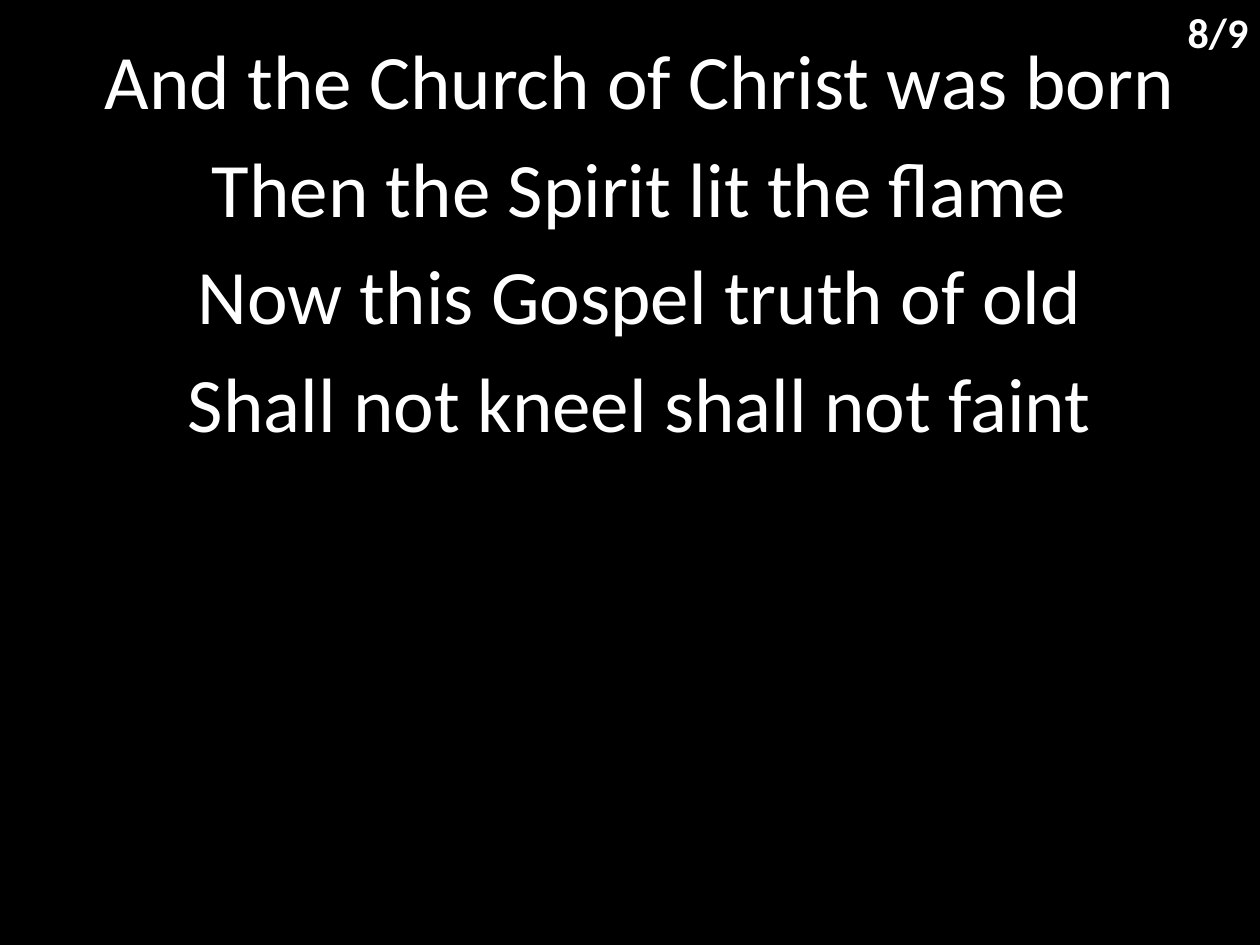
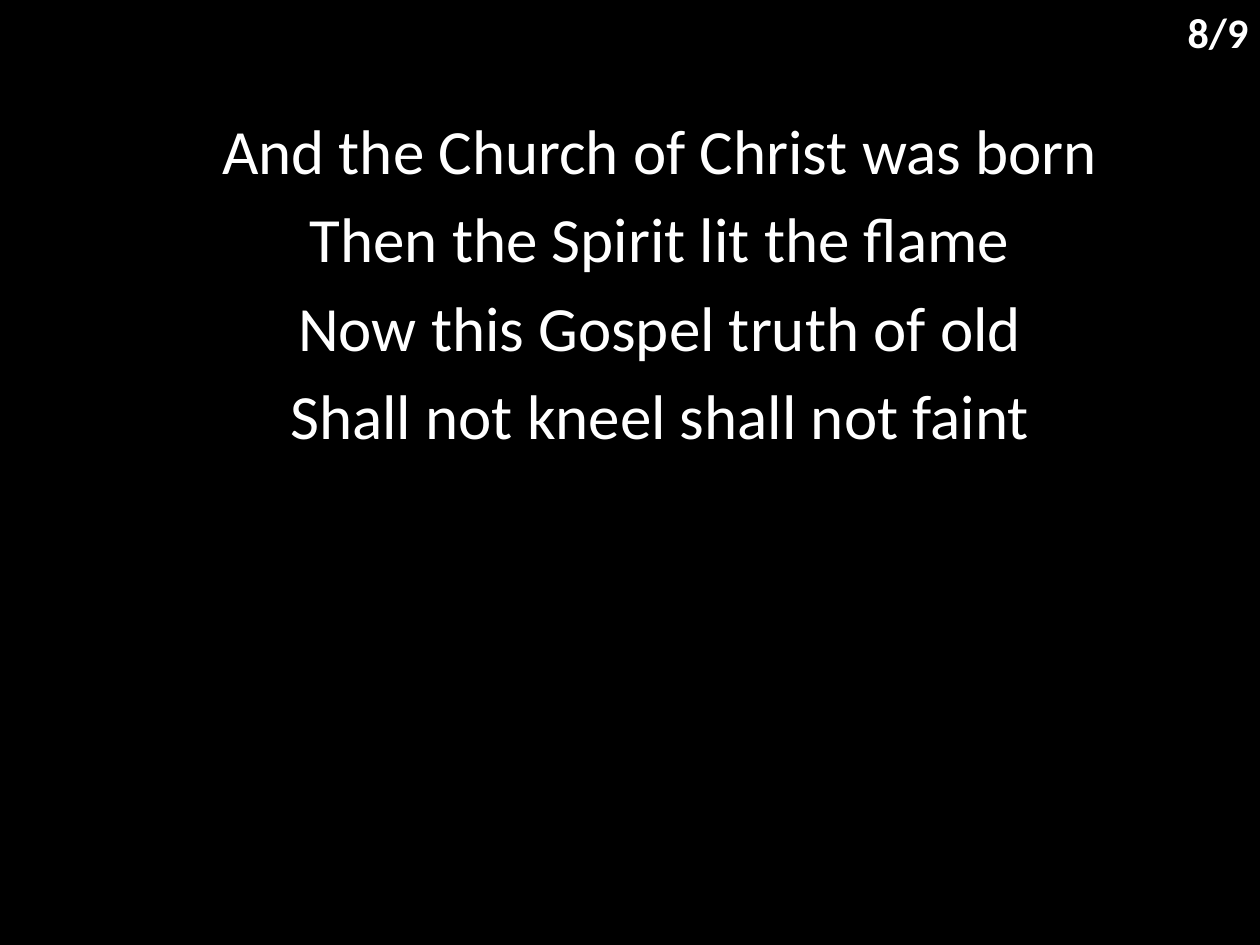
Before and after one commit to hoo-are-ya/worship, a slide deck: slide 9 of docs/songs/king of kings.pptx. Drawn at 1260x945 pixels with LibreOffice and Linux fonts; fonts in the diff are those of the drawing. Boxes give left, top, right and bottom in pixels: in the first picture for what was removed or moved away, otherwise in the second. Text is boxed around its words. In the diff, an @@ line names an element or a change of style, - is before the commit and + after.

```diff
--- a/docs/songs/king of kings.pptx
+++ b/docs/songs/king of kings.pptx
@@ subtitle "And the Church of Christ ...": place and size @@
-subtitle "And the Church of Christ ..." at [105,55,1173,433]
+subtitle "And the Church of Christ ..." at [222,130,1096,440]
@@ subtitle "And the Church of Christ ..." at [222,130,1096,440]: size 44 to 36 pt; less space between paragraphs @@
```
Also in this commit, not shown: 8 other slides changed, 9 other files.
